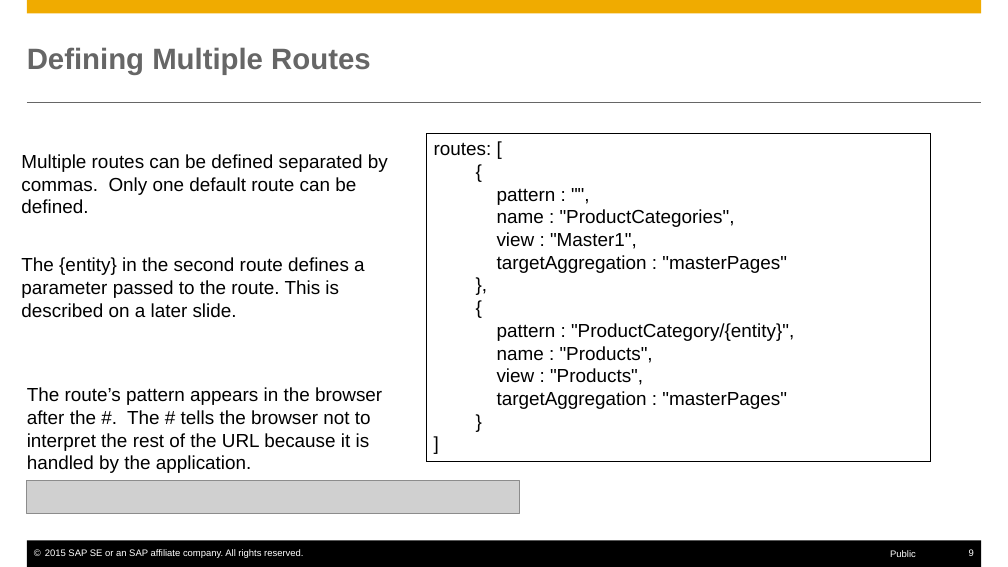
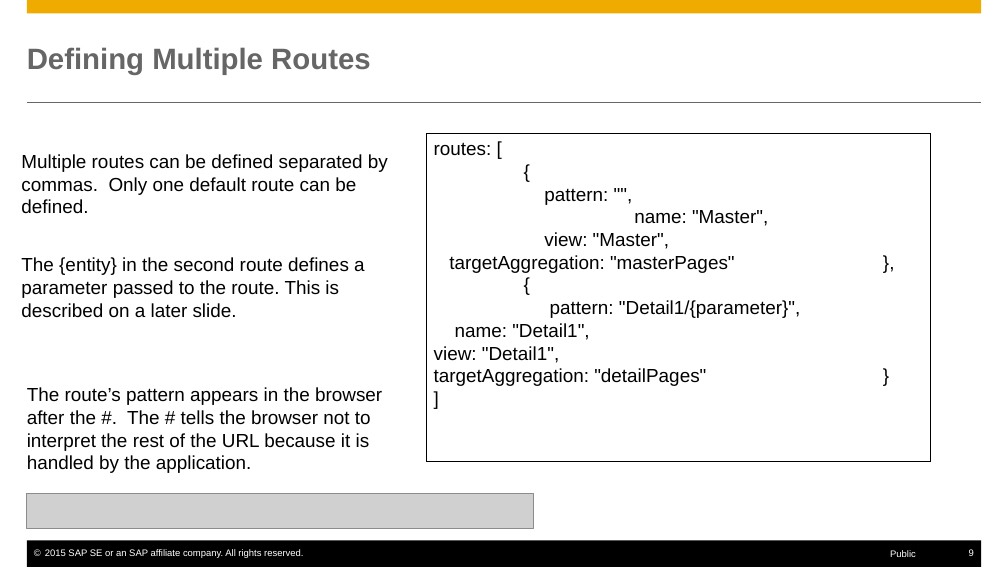
Before and after one commit to rosshigh/UI5, a slide deck: slide 9 of Notes/SAPUI5-Routing.pptx. Drawn at 1008x567 pixels with LibreOffice and Linux fonts; fonts in the diff are those of the drawing; grey boxes stand for pictures. Boxes give left, top, right and bottom in pixels: in the first picture for what was removed or moved away, otherwise in the second. Text is boxed around its words. In the diff, an @@ line names an element or a change of style, - is before the commit and + after.

```diff
--- a/Notes/SAPUI5-Routing.pptx
+++ b/Notes/SAPUI5-Routing.pptx
@@ text in rectangle at bbox=[449, 188, 768, 273]: text changed @@
-pattern : "",
-name : "ProductCategories",
-view : "Master1",
-targetAggregation : "masterPages"
-},
+pattern: "", name: "Master",
+view: "Master", targetAggregation: "masterPages" },
@@ text in rectangle at bbox=[434, 300, 800, 386]: text changed @@
-pattern : "ProductCategory/{entity}",
-name : "Products",
-view : "Products",
-targetAggregation : "masterPages"
-}
+pattern: "Detail1/{parameter}", name: "Detail1", view: "Detail1", targetAggregation: "detailPages" }
@@ picture removed at bbox=[26, 481, 519, 514] @@
@@ picture added at bbox=[26, 493, 533, 528] @@
```
Also in this commit, not shown: 8 other slides changed, 1 slide removed, 6 other files.
